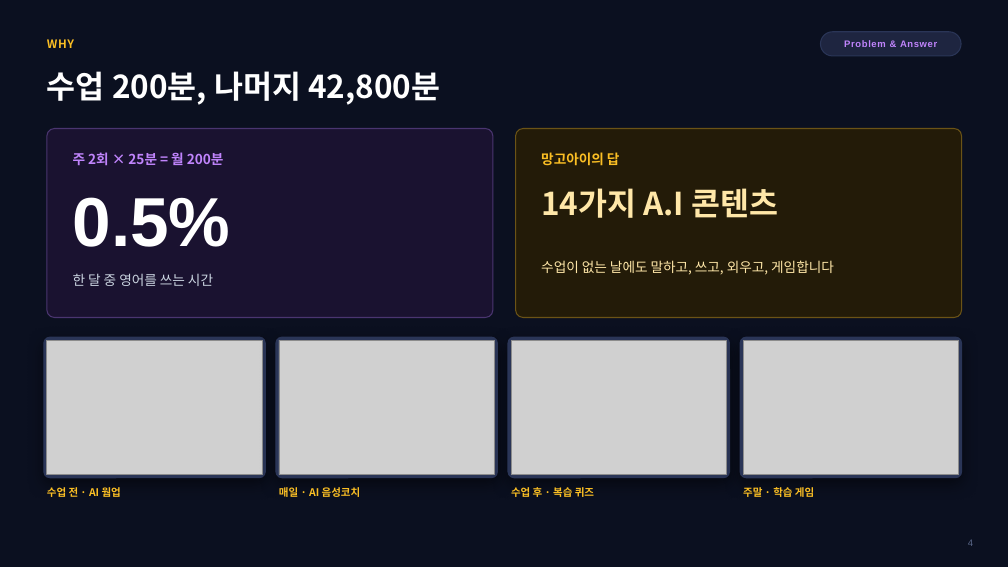
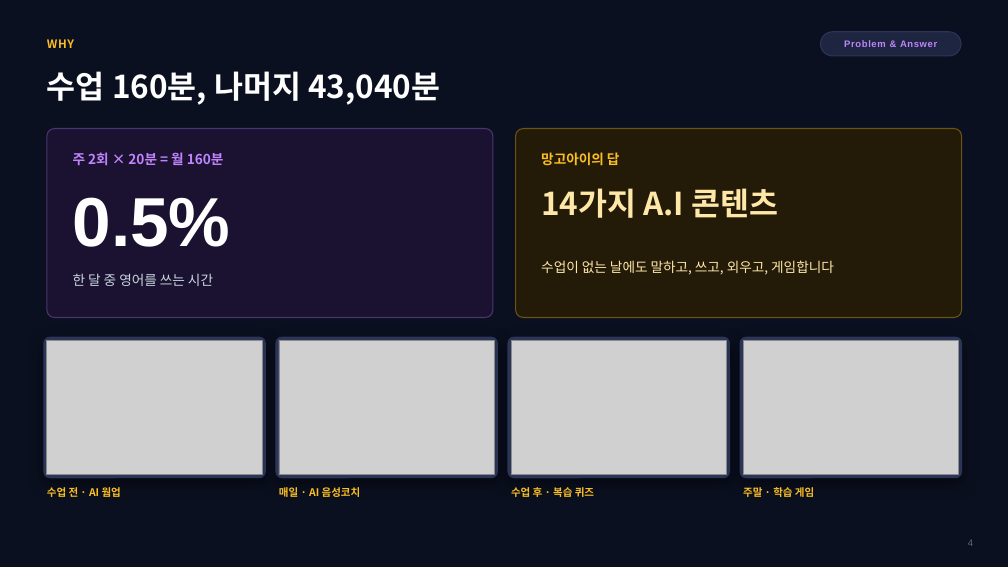
Before and after one commit to navy111p-sudo/mangoiweb, a slide deck: slide 4 of docs/MANGO_AI_안내_통합본_2026-08-17.pptx. Drawn at 1008x567 pixels with LibreOffice and Linux fonts; fonts in the diff are those of the drawing; grey boxes stand for pictures; background and template pictures are left out. Boxes give left, top, right and bottom in pixels: in the first picture for what was removed or moved away, otherwise in the second. Text is boxed around its words. In the diff, an @@ line names an element or a change of style, - is before the commit and + after.

```diff
--- a/docs/MANGO_AI_안내_통합본_2026-08-17.pptx
+++ b/docs/MANGO_AI_안내_통합본_2026-08-17.pptx
@@ text at <box>47,71,440,105</box>: text changed @@
-수업 200분, 나머지 42,800분
+수업 160분, 나머지 43,040분
@@ text at <box>73,152,224,166</box>: text changed @@
-주 2회 × 25분 = 월 200분
+주 2회 × 20분 = 월 160분
```
